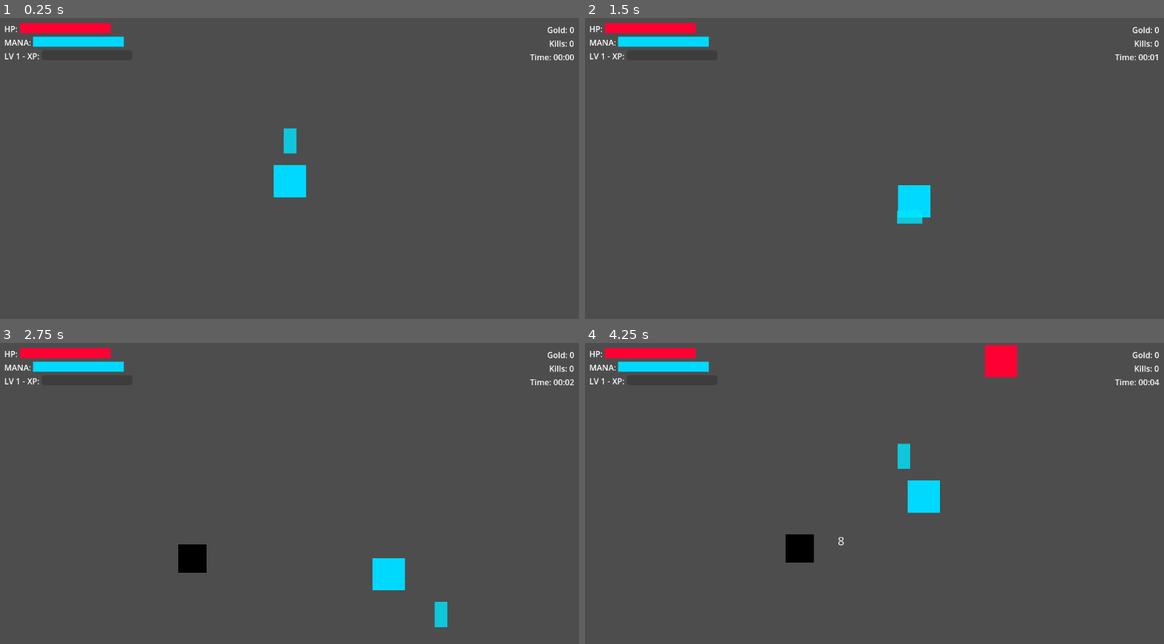
Above: before the commit, frames 1-4 (two rows, left to right).
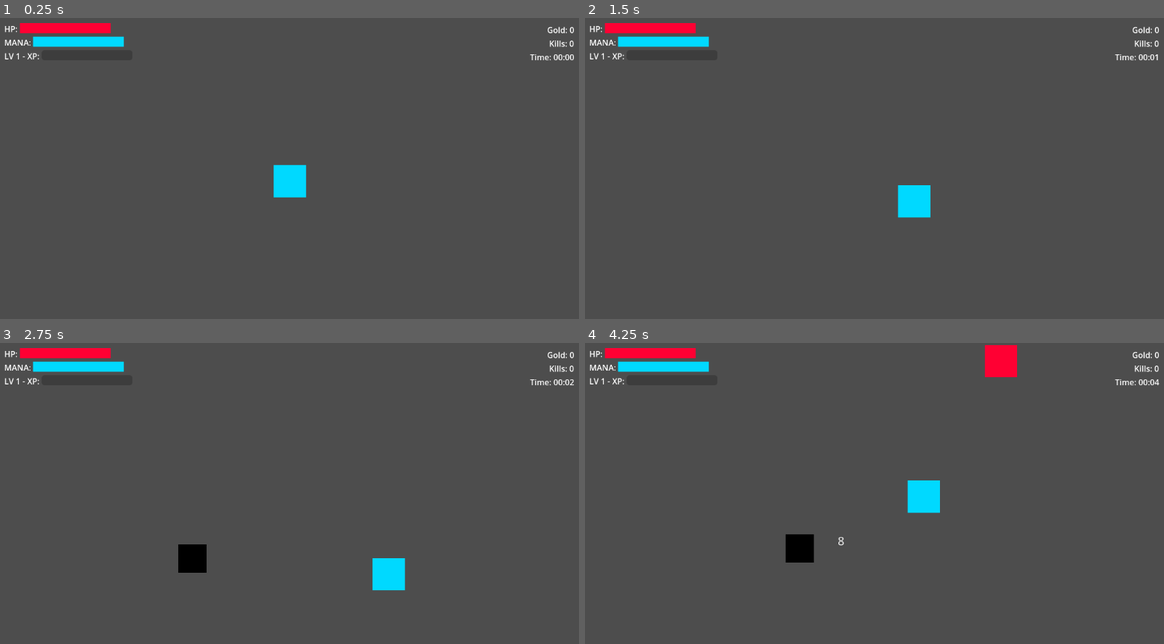
Above: after the commit, the same moments.

Repository: HoangAnhWilliam/Rescue-the-idol-godot
Game: Godot game, scene res://scenes/main.tscn
The game is run twice, just before and just after one commit, with the same random seed, the same clock (stepped at 60 frames per second) and the same inputs. Before the commit the project starts from res://scenes/main_windBlade.tscn.
Inputs:
- Up to frame 1 (0.25 s): no input
- Up to frame 2 (1.5 s): hold D (move_right) 0.53-1.28 s; tap E (interact) at 0.6, 1.35 s; hold S (move_down) from 1.28 s (still down)
- Up to frame 3 (2.75 s): release S (move_down) at 2.03 s; hold D (move_right) from 2.03 s (still down); tap E (interact) at 2.1 s
- Up to frame 4 (4.25 s): release D (move_right) at 2.78 s; hold W (move_up) 2.78-3.53 s; tap E (interact) at 2.85, 3.6 s; hold A (move_left) from 3.53 s (still down)

The runs differ from the first frame. In frame 1, 0.2% of the frame differs, in the area x 48-52%, y 36-46%; in frame 2, 0.1%; in frame 3, 0.2%; in frame 4, 0.2%.

Commit message:
add anime ghost

Diff:
--- a/project.godot
+++ b/project.godot
@@ -11,7 +11,7 @@
 [application]
 
 config/name="Rescue the Idol"
-run/main_scene="uid://cyf5hdr626p2r"
+run/main_scene="uid://c5q3gxjbs06r7"
 config/features=PackedStringArray("4.5", "GL Compatibility")
 config/icon="res://icon.svg"
 
--- /dev/null
+++ b/scenes/enemies/anime_ghost.tscn
@@ -0,0 +1,27 @@
+[gd_scene load_steps=4 format=3 uid="uid://crdr2bjkxlmnx"]
+
+[ext_resource type="Script" uid="uid://bdrpene4rehw0" path="res://scripts/anime_ghost.gd" id="1_koril"]
+
+[sub_resource type="RectangleShape2D" id="RectangleShape2D_6qxlr"]
+size = Vector2(32, 32)
+
+[sub_resource type="RectangleShape2D" id="RectangleShape2D_pelhc"]
+size = Vector2(32, 32)
+
+[node name="AnimeGhost" type="CharacterBody2D"]
+script = ExtResource("1_koril")
+
+[node name="ColorRect" type="ColorRect" parent="."]
+offset_left = -32.0
+offset_top = -32.0
+offset_right = 32.0
+offset_bottom = 32.0
+color = Color(0.5882353, 0.39215687, 0.78431374, 1)
+
+[node name="CollisionShape2D" type="CollisionShape2D" parent="."]
+shape = SubResource("RectangleShape2D_6qxlr")
+
+[node name="HitboxArea" type="Area2D" parent="."]
+
+[node name="CollisionShape2D" type="CollisionShape2D" parent="HitboxArea"]
+shape = SubResource("RectangleShape2D_pelhc")
--- /dev/null
+++ b/scenes/enemies/ghost_projectile.tscn
@@ -0,0 +1,20 @@
+[gd_scene load_steps=3 format=3 uid="uid://dp7xa0kcixkxj"]
+
+[ext_resource type="Script" uid="uid://bwi603klv65dl" path="res://scripts/ghost_projectile.gd" id="1_8vmfp"]
+
+[sub_resource type="CircleShape2D" id="CircleShape2D_v5ope"]
+radius = 8.0
+
+[node name="GhostProjectile" type="Area2D"]
+script = ExtResource("1_8vmfp")
+
+[node name="ColorRect" type="ColorRect" parent="."]
+custom_minimum_size = Vector2(16, 16)
+offset_left = -8.0
+offset_top = -8.0
+offset_right = 32.0
+offset_bottom = 32.0
+color = Color(0.78431374, 0.39215687, 1, 1)
+
+[node name="CollisionShape2D" type="CollisionShape2D" parent="."]
+shape = SubResource("CircleShape2D_v5ope")
--- a/scenes/main_windBlade.tscn
+++ b/scenes/main_windBlade.tscn
@@ -17,4 +17,3 @@
 [node name="HUD" parent="UI" instance=ExtResource("3_6p40j")]
 
 [node name="UpgradeMenu" parent="." instance=ExtResource("3_bfoe7")]
-visible = false
--- /dev/null
+++ b/scripts/anime_ghost.gd
@@ -0,0 +1,262 @@
+extends CharacterBody2D
+class_name AnimeGhost
+
+# Stats
+@export var max_hp: float = 20.0
+@export var damage: float = 8.0
+@export var move_speed: float = 70.0
+@export var xp_reward: float = 15.0
+@export var detection_range: float = 500.0
+@export var preferred_distance_min: float = 150.0  # Khoảng cách ưa thích
+@export var preferred_distance_max: float = 250.0
+@export var shoot_cooldown: float = 2.0  # Bắn mỗi 2 giây
+
+var current_hp: float
+var shoot_timer: float = 0.0
+var player: CharacterBody2D = null
+
+# State machine
+enum State { IDLE, MAINTAIN_DISTANCE, SHOOT, DEAD }
+var current_state: State = State.IDLE
+
+# References
+@onready var sprite = $ColorRect if has_node("ColorRect") else null
+@onready var collision = $CollisionShape2D if has_node("CollisionShape2D") else null
+@onready var hitbox = $HitboxArea if has_node("HitboxArea") else null
+
+# Preload scenes
+var damage_number_scene = preload("res://scenes/effects/damage_number.tscn")
+var hit_particle_scene = preload("res://scenes/effects/hit_particle.tscn")
+var death_particle_scene = preload("res://scenes/effects/death_particle.tscn")
+var projectile_scene = preload("res://scenes/enemies/ghost_projectile.tscn")
+
+func _ready():
+	print("Anime Ghost ready: ", name)
+
+	current_hp = max_hp
+	add_to_group("enemies")
+
+	# Connect hitbox
+	if hitbox:
+		hitbox.body_entered.connect(_on_hitbox_entered)
+		print("✓ Hitbox connected for ", name)
+
+func _physics_process(delta):
+	if current_state == State.DEAD:
+		return
+
+	# Update shoot timer
+	if shoot_timer > 0:
+		shoot_timer -= delta
+
+	match current_state:
+		State.IDLE:
+			search_for_player()
+		State.MAINTAIN_DISTANCE:
+			maintain_distance(delta)
+		State.SHOOT:
+			perform_shoot(delta)
+
+func search_for_player():
+	if not player:
+		player = get_tree().get_first_node_in_group("player")
+		return
+
+	var distance = global_position.distance_to(player.global_position)
+	if distance < detection_range:
+		current_state = State.MAINTAIN_DISTANCE
+		print(name, " detected player")
+
+func maintain_distance(delta):
+	if not player:
+		current_state = State.IDLE
+		return
+
+	var distance = global_position.distance_to(player.global_position)
+
+	# Nếu quá xa → lost player
+	if distance > detection_range * 1.5:
+		current_state = State.IDLE
+		return
+
+	# Calculate movement direction
+	var direction = (player.global_position - global_position).normalized()
+
+	if distance < preferred_distance_min:
+		# Quá gần → lùi ra (flee)
+		velocity = -direction * move_speed
+	elif distance > preferred_distance_max:
+		# Quá xa → tiến lại gần
+		velocity = direction * move_speed
+	else:
+		# Trong khoảng ưa thích → strafe (di chuyển ngang)
+		var perpendicular = Vector2(-direction.y, direction.x)
+		velocity = perpendicular * move_speed * 0.5
+
+	move_and_slide()
+	update_sprite()
+
+	# Try to shoot
+	if shoot_timer <= 0:
+		current_state = State.SHOOT
+
+func perform_shoot(delta):
+	if not player:
+		current_state = State.IDLE
+		return
+
+	# Stop moving
+	velocity = Vector2.ZERO
+
+	# Shoot projectile
+	shoot_projectile()
+
+	# Reset timer
+	shoot_timer = shoot_cooldown
+
+	# Back to maintaining distance
+	current_state = State.MAINTAIN_DISTANCE
+
+func shoot_projectile():
+	if not projectile_scene:
+		print("ERROR: Ghost projectile scene not loaded!")
+		return
+
+	if not player:
+		return
+
+	# Create projectile
+	var projectile = projectile_scene.instantiate()
+	projectile.global_position = global_position
+
+	# Calculate direction to player
+	var direction = (player.global_position - global_position).normalized()
+
+	# Setup projectile
+	if projectile.has_method("setup"):
+		projectile.setup(direction, damage)
+
+	# Add to scene
+	get_tree().root.add_child(projectile)
+
+	print(name, " shot projectile at player!")
+
+func take_damage(amount: float, from_position: Vector2 = Vector2.ZERO, is_crit: bool = false):
+	current_hp -= amount
+
+	print(name, " took ", amount, " damage. HP: ", current_hp, "/", max_hp)
+
+	# Spawn effects
+	spawn_damage_number(amount, is_crit)
+	spawn_hit_particle(is_crit)
+
+	# Visual feedback
+	if sprite:
+		sprite.modulate = Color.RED
+		await get_tree().create_timer(0.1).timeout
+		if sprite:
+			sprite.modulate = Color.WHITE
+
+	# Knockback
+	if from_position != Vector2.ZERO:
+		var knockback_dir = (global_position - from_position).normalized()
+		velocity = knockback_dir * 150  # Lighter knockback than other enemies
+
+	if current_hp <= 0:
+		die()
+
+func spawn_damage_number(damage: float, is_crit: bool = false):
+	if not damage_number_scene:
+		return
+
+	var damage_num = damage_number_scene.instantiate()
+	damage_num.global_position = global_position + Vector2(0, -20)
+	get_tree().root.add_child(damage_num)
+
+	if damage_num.has_method("setup"):
+		damage_num.setup(damage, is_crit)
+
+func spawn_hit_particle(is_crit: bool = false):
+	if not hit_particle_scene:
+		return
+
+	var particle = hit_particle_scene.instantiate()
+	particle.global_position = global_position
+	get_tree().root.add_child(particle)
+
+	if particle.has_method("set_color_from_damage"):
+		particle.set_color_from_damage(is_crit)
+
+func spawn_death_particle():
+	if not death_particle_scene:
+		return
+
+	var particle = death_particle_scene.instantiate()
+	particle.global_position = global_position
+	get_tree().root.add_child(particle)
+
+	if particle.has_method("set_color_for_enemy"):
+		particle.set_color_for_enemy(name)
+
+func die():
+	current_state = State.DEAD
+	set_physics_process(false)
+
+	print(name, " died!")
+
+	# Effects
+	spawn_death_particle()
+
+	# Drop XP
+	if player and player.has_method("add_xp"):
+		player.add_xp(xp_reward)
+		print("Dropped ", xp_reward, " XP")
+
+	# Death animation
+	if sprite:
+		var tween = create_tween()
+		tween.tween_property(sprite, "modulate:a", 0.0, 0.3)
+		tween.tween_callback(queue_free)
+	else:
+		queue_free()
+
+	attempt_drop_items()
+
+func attempt_drop_items():
+	var gold_chance = 0.1 * get_player_lucky()
+	if randf() < gold_chance:
+		spawn_gold(randi_range(5, 15))
+
+	var rare_chance = 0.01 * get_player_lucky()
+	if randf() < rare_chance:
+		spawn_rare_item()
+
+func get_player_lucky() -> float:
+	if not player:
+		return 1.0
+
+	if "lucky" in player:
+		return player.lucky
+
+	return 1.0
+
+func spawn_gold(amount: int):
+	print("Would drop ", amount, " gold")
+
+func spawn_rare_item():
+	print("Would drop rare item")
+
+func _on_hitbox_entered(body):
+	# Ghost doesn't do melee damage (ranged only)
+	# But we can add a small touch damage if needed
+	pass
+
+func update_sprite():
+	if not sprite:
+		return
+
+	if velocity.x != 0:
+		if sprite is Sprite2D:
+			sprite.flip_h = velocity.x > 0
+		elif sprite is ColorRect:
+			sprite.scale.x = -1 if velocity.x > 0 else 1
--- a/scripts/enemy_spawner.gd
+++ b/scripts/enemy_spawner.gd
@@ -57,6 +57,10 @@
 		if skeleton_buff_scene:
 			print("✓ Buff Skeleton scene loaded!")
 
+	if not anime_ghost_scene:
+		anime_ghost_scene = load("res://scenes/enemies/anime_ghost.tscn")
+		if anime_ghost_scene:
+			print("✓ Anime ghost scene loaded!")
 	print("========================")
 
 func _process(delta):
@@ -118,18 +122,22 @@
 	var roll = randf()
 
 	# Spawn rates:
-	# - Zombie: 68%
+	# - Zombie: 53%
+	# - Anime ghost: 15%
 	# - Bad Skeleton: 30%
 	# - Buff Skeleton: 2% (very rare!)
 
 	if roll < 0.02:
 		# 2% - Buff Skeleton (very rare, good skeleton)
 		return skeleton_buff_scene if skeleton_buff_scene else zombie_scene
-	elif roll < 0.32:
-		# 30% - Bad Skeleton
+	elif roll < 0.17:
+		# 15% - Anime ghost
+		return anime_ghost_scene if anime_ghost_scene else zombie_scene
+	elif roll < 0.47:
+		# 47% - Bad Skeleton
 		return skeleton_bad_scene if skeleton_bad_scene else zombie_scene
 	else:
-		# 68% - Zombie
+		# 53% - Zombie
 		return zombie_scene
 
 func apply_difficulty_scaling(enemy):
--- /dev/null
+++ b/scripts/ghost_projectile.gd
@@ -0,0 +1,49 @@
+extends Area2D
+class_name GhostProjectile
+
+# Projectile properties
+@export var damage: float = 8.0
+@export var speed: float = 150.0
+@export var lifetime: float = 5.0
+@export var pierce: bool = false  # Ghost projectiles don't pierce (for now)
+
+# State
+var velocity: Vector2 = Vector2.ZERO
+var elapsed: float = 0.0
+var hit_enemies: Array = []  # Track hit enemies
+
+func _ready():
+	# Visual setup will be done in scene
+	print("Ghost projectile spawned")
+
+	# Connect collision
+	body_entered.connect(_on_body_entered)
+
+func setup(direction: Vector2, proj_damage: float = 8.0):
+	velocity = direction.normalized() * speed
+	damage = proj_damage
+
+	# Rotate visual to face direction
+	rotation = velocity.angle()
+
+func _process(delta):
+	# Move projectile
+	position += velocity * delta
+
+	# Lifetime countdown
+	elapsed += delta
+	if elapsed >= lifetime:
+		queue_free()
+
+func _on_body_entered(body: Node2D):
+	# Check if hit player
+	if body.is_in_group("player"):
+		# Damage player
+		if body.has_method("take_damage"):
+			body.take_damage(damage)
+			print("Ghost projectile hit player for ", damage, " damage!")
+
+		# Destroy projectile
+		queue_free()
+
+	# Ghost projectiles ignore enemies (only hit player)
Not shown, added: scripts/anime_ghost.gd.uid
Not shown, added: scripts/ghost_projectile.gd.uid
